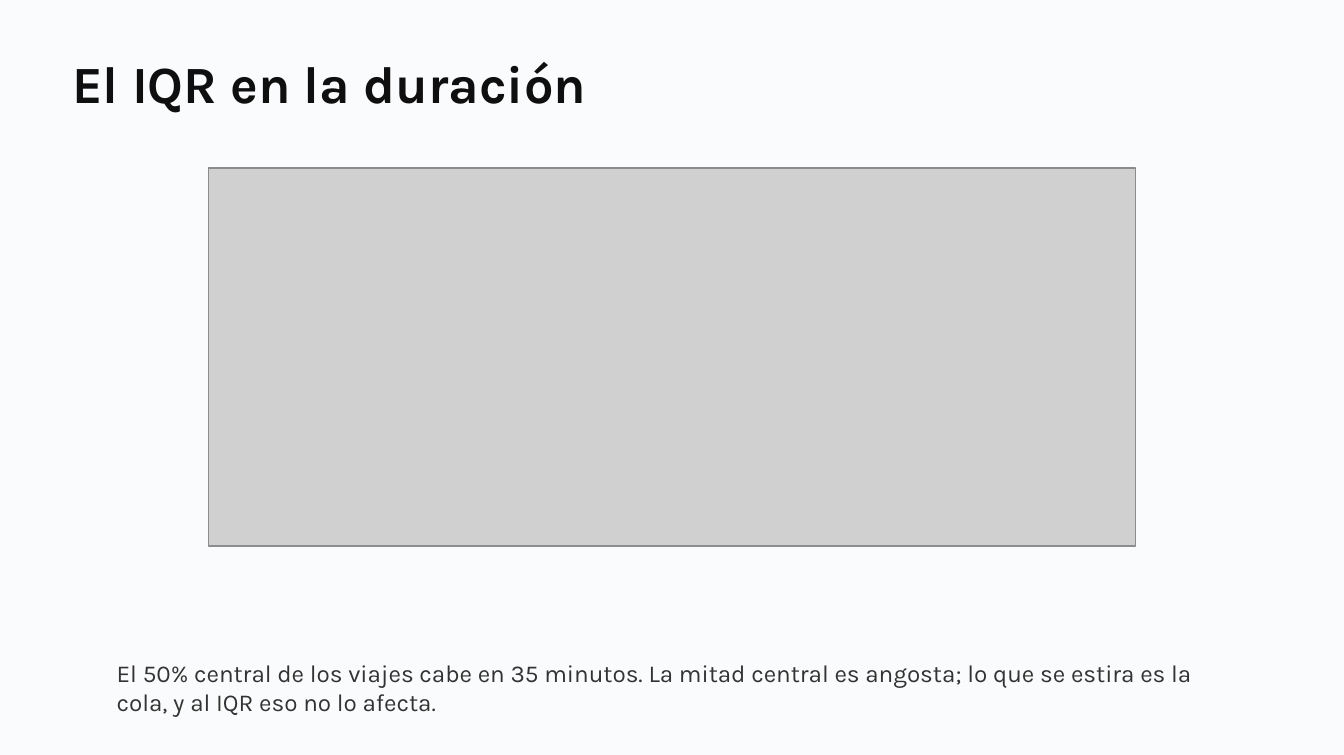
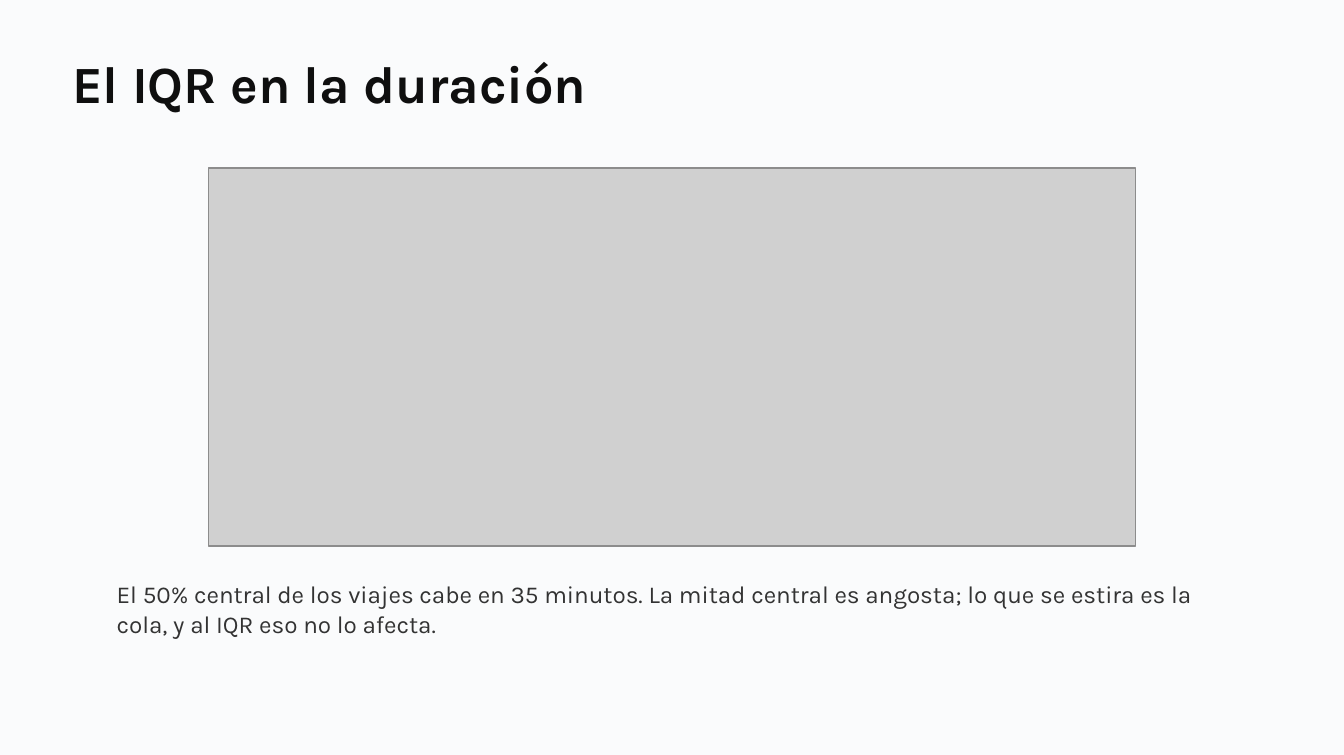
Before and after one commit to daniopitz/cienciadatos, a slide deck: slide 51 of presentaciones/clase03_visualizacion_eda.pptx. Drawn at 1344x755 pixels with LibreOffice and Linux fonts; fonts in the diff are those of the drawing; grey boxes stand for pictures. Boxes give left, top, right and bottom in pixels: in the first picture for what was removed or moved away, otherwise in the second. Text is boxed around its words. In the diff, an @@ line names an element or a change of style, - is before the commit and + after.

```diff
--- a/presentaciones/clase03_visualizacion_eda.pptx
+++ b/presentaciones/clase03_visualizacion_eda.pptx
@@ text "El 50% central de los ...": place and size @@
-text "El 50% central de los ..." at (117,665,1191,717)
+text "El 50% central de los ..." at (117,586,1191,639)
```
Also in this commit, not shown: 11 other slides changed, 1 other file.
